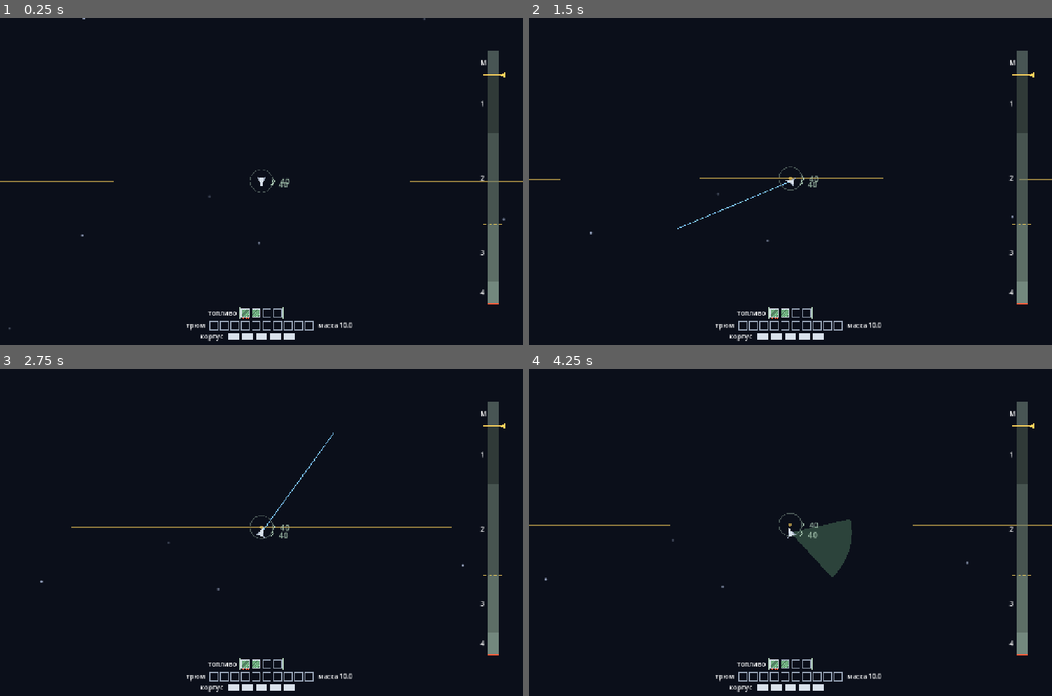
Above: before the commit, frames 1-4 (two rows, left to right).
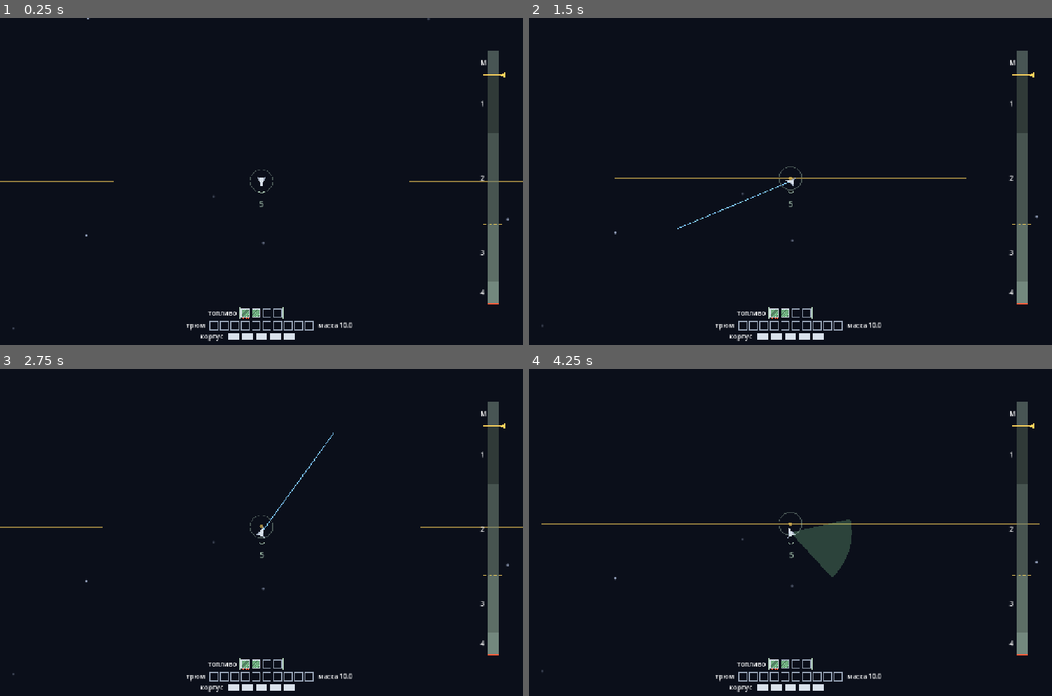
Above: after the commit, the same moments.

Repository: yushman/orebound
Game: Godot game, scene res://scenes/Run.tscn
Same seed, same stepped clock (60 frames per second), same inputs: the game is played once before the commit and once after it.
Inputs (mouse positions are in pixels of both pictures, inside the frame that each line leads up to):
- Up to frame 1 (0.25 s): no input
- Up to frame 2 (1.5 s): tap Enter at 0.5 s; move the mouse to (905, 165) at 0.52 s; hold D (ship_rotate_right) 0.53-1.25 s; tap Mouse wheel up (camera_zoom_in) at 0.6 s; click (905, 165) at 0.67 s; drag from (685, 197) to (764, 246) at 1.27 s
- Up to frame 3 (2.75 s): move the mouse to (313, 460) at 2.02 s; press the mouse at (313, 460) at 2.03 s; hold D (ship_rotate_right) from 2.03 s (still down)
- Up to frame 4 (4.25 s): release D (ship_rotate_right) at 2.75 s; release the mouse at (842, 460) at 2.75 s; tap Space (ship_boost) at 2.75 s; drag from (764, 597) to (633, 483) at 2.77 s; tap Enter at 3.5 s; move the mouse to (947, 581) at 3.52 s; hold A (ship_rotate_left) from 3.53 s (still down); hold Right mouse button (ship_collect) from 3.53 s (still down)

The runs differ from the first frame. In frame 1, 0.1% of the frame differs, in the area x 1-98%, y 0-96%; in frame 2, 0.3%; in frame 3, 0.5%; in frame 4, 0.7%, in the area x 0-100%, y 43-93%.

Commit message:
default carrier patrol to 0, sync docs with week 3

Diff:
--- a/autoload/PlanetParams.gd
+++ b/autoload/PlanetParams.gd
@@ -3,7 +3,7 @@
 
 @export var tier_shares: Array[float] = [0.25, 0.40, 0.25, 0.10]
 @export var ceiling_offset: float = 5000.0
-@export var carrier_patrol_speed: float = 40.0
+@export var carrier_patrol_speed: float = 0.0
 @export var moon_count_min: int = 2
 @export var moon_count_max: int = 3
 @export var moon_large_radius_min: float = 1000.0
--- a/tests/test_planet_params.gd
+++ b/tests/test_planet_params.gd
@@ -59,7 +59,7 @@
 
 
 func test_default_carrier_patrol_speed():
-	assert_eq(Tuning.planet.get("carrier_patrol_speed"), 40.0)
+	assert_eq(Tuning.planet.get("carrier_patrol_speed"), 0.0)
 
 
 func test_default_band_chunk_and_asteroid_knobs():
--- a/tests/test_reference_marker.gd
+++ b/tests/test_reference_marker.gd
@@ -42,10 +42,13 @@
 
 
 func test_marker_carrier_case_follows_the_patrol() -> void:
+	var saved_speed: float = Tuning.planet.carrier_patrol_speed
+	Tuning.planet.carrier_patrol_speed = 40.0
 	var marker: Node2D = load("res://scenes/ReferenceMarker.gd").new()
 	var ref := {"asteroid": {}, "is_carrier": true, "index": -1}
 	assert_eq(marker.marker_pos(ref, 7.5), ShipFlight.carrier_pos(7.5))
 	marker.free()
+	Tuning.planet.carrier_patrol_speed = saved_speed
 
 
 func test_marker_color_is_halo_with_alpha_unchanged() -> void:
--- a/tests/test_ship.gd
+++ b/tests/test_ship.gd
@@ -37,6 +37,8 @@
 
 
 func test_spawn_velocity_is_the_descend_speed_toward_the_planet() -> void:
+	var saved_speed: float = Tuning.planet.carrier_patrol_speed
+	Tuning.planet.carrier_patrol_speed = 40.0
 	var ship = _make()
 	var t0 := GravityField.time()
 	var pos: Vector2 = ShipFlight.carrier_pos(t0)
@@ -46,6 +48,7 @@
 			"co-moving with the patrolling carrier AND descending toward the planet")
 	assert_ne(ship.state.vel, ShipFlight.carrier_vel(t0))
 	assert_almost_eq(Vector2.UP.rotated(ship.state.rot), planet_dir, Vector2(1e-5, 1e-5))
+	Tuning.planet.carrier_patrol_speed = saved_speed
 
 
 func test_physics_process_steps_with_post_increment_field_time() -> void:
--- a/tests/test_ship_flight.gd
+++ b/tests/test_ship_flight.gd
@@ -594,6 +594,8 @@
 func test_carrier_pos_and_vel_are_pure_formulas_of_t() -> void:
 	_planet_field(1.0)
 	var rc: float = Tuning.field.carrier_orbit_radius
+	var saved_speed: float = Tuning.planet.carrier_patrol_speed
+	Tuning.planet.carrier_patrol_speed = 40.0
 	var speed: float = Tuning.planet.carrier_patrol_speed
 	var om: float = speed / rc
 	for t: float in [0.0, 10.0, 731.5]:
@@ -606,6 +608,7 @@
 		# counter-clockwise, exactly the knob magnitude
 		assert_almost_eq(v.length(), speed, 1e-6)
 		assert_gt(p.cross(v), 0.0)
+	Tuning.planet.carrier_patrol_speed = saved_speed
 
 
 func test_carrier_patrol_zero_restores_the_fixed_point() -> void:
@@ -644,6 +647,8 @@
 
 func test_sync_step_pulls_toward_the_reference_velocity() -> void:
 	_gentle_field()
+	var saved_speed: float = Tuning.planet.carrier_patrol_speed
+	Tuning.planet.carrier_patrol_speed = 40.0
 	var s := _state(ShipFlight.carrier_pos(0.0), Vector2.ZERO)
 	var ref := ShipFlight.sync_reference(s.pos, 0.0)
 	assert_true(ref["is_carrier"], "the carrier is the reference here")
@@ -651,10 +656,13 @@
 	var out := ShipFlight.step(s, _drift_sync_input(), 0.0, DT)
 	assert_lt(out.vel.distance_to(v_ref), s.vel.distance_to(v_ref),
 			"the sync pull aims at the reference velocity")
+	Tuning.planet.carrier_patrol_speed = saved_speed
 
 
 func test_sync_to_the_moving_carrier_pulls_toward_carrier_vel() -> void:
 	_gentle_field()
+	var saved_speed: float = Tuning.planet.carrier_patrol_speed
+	Tuning.planet.carrier_patrol_speed = 40.0
 	var s := _state(ShipFlight.carrier_pos(0.0), Vector2.ZERO)
 	var inp := _drift_sync_input()
 	var steps := 900
@@ -666,6 +674,7 @@
 	assert_lt(s.vel.distance_to(ShipFlight.carrier_vel(t_end)), 0.5)
 	assert_gt(s.fuel_sync, 0.0)
 	assert_lt(s.pos.distance_to(ShipFlight.carrier_pos(t_end)), 1000.0)
+	Tuning.planet.carrier_patrol_speed = saved_speed
 
 
 func test_sync_to_body_matches_body_velocity() -> void:
--- a/tests/test_tuning_panel.gd
+++ b/tests/test_tuning_panel.gd
@@ -606,7 +606,7 @@
 	assert_eq(s.min_value, 0.0, "patrol min")
 	assert_eq(s.max_value, 100.0, "patrol max")
 	assert_eq(s.step, 5.0, "patrol step")
-	assert_eq(Tuning.planet.carrier_patrol_speed, 40.0, "playtest hypothesis default")
+	assert_eq(Tuning.planet.carrier_patrol_speed, 0.0, "default: carrier at rest")
 	var before: Dictionary = Tuning.picture
 	var old_seed := Telemetry.seed
 	s.value = 25.0
Not shown, changed: autoload/CLAUDE.md
Not shown, changed: docs/decisions.md
Not shown, changed: docs/design/hud.md
Not shown, changed: docs/production/stage1-week3.md
Not shown, changed: scenes/CLAUDE.md
Not shown, changed: tests/CLAUDE.md
